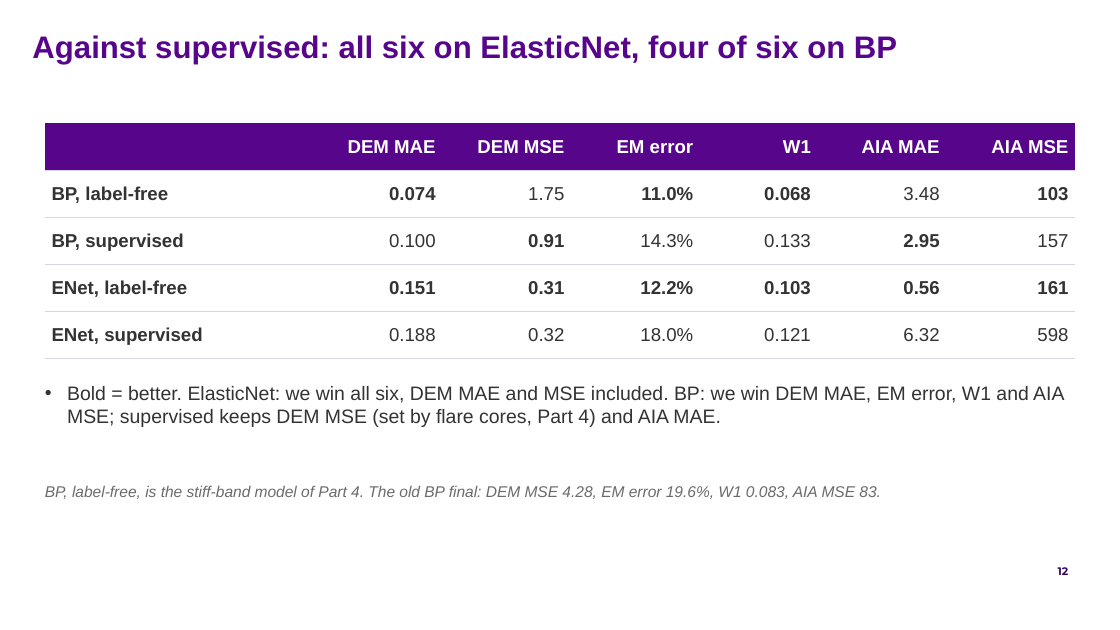
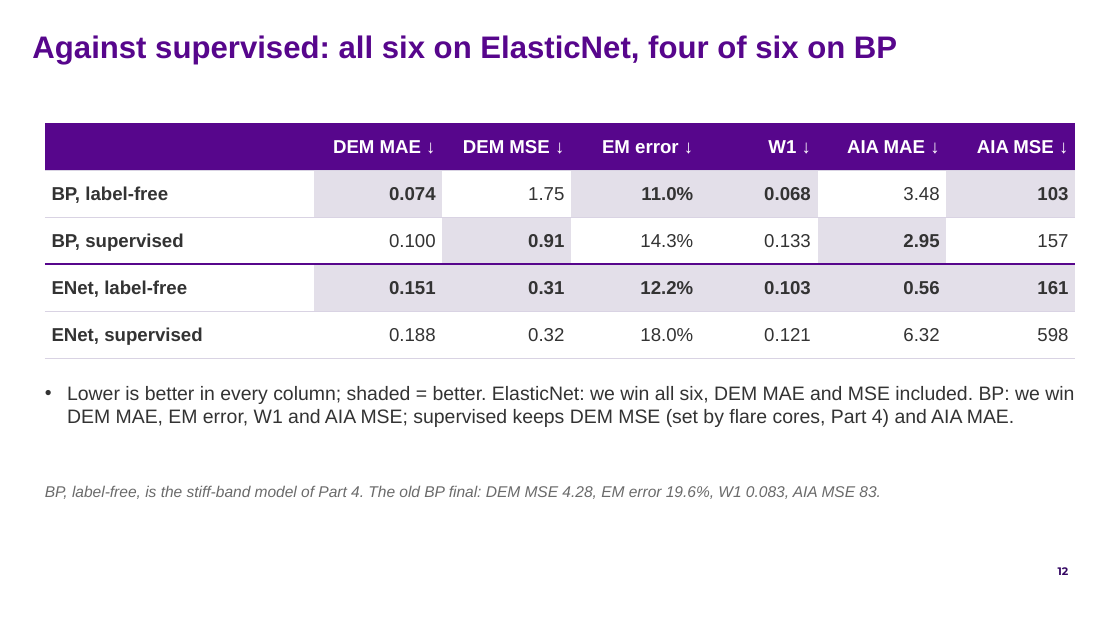
Before and after one commit to FruitPnchSamuraiG/solar-dem-inversion, a slide deck: slide 12 of slides/DEM_deck_v2.pptx. Drawn at 1120x630 pixels with LibreOffice and Linux fonts; fonts in the diff are those of the drawing; background and template pictures are left out. Boxes give left, top, right and bottom in pixels: in the first picture for what was removed or moved away, otherwise in the second. Text is boxed around its words. In the diff, an @@ line names an element or a change of style, - is before the commit and + after.

```diff
--- a/slides/DEM_deck_v2.pptx
+++ b/slides/DEM_deck_v2.pptx
@@ table at box(45, 123, 1075, 358) @@
-row 1:  | DEM MAE | DEM MSE | EM error | W1 | AIA MAE | AIA MSE
+row 1:  | DEM MAE ↓ | DEM MSE ↓ | EM error ↓ | W1 ↓ | AIA MAE ↓ | AIA MSE ↓
@@ fill #FFFFFF to #E3DFE9 in 12 cells @@
@@ borders changed @@
@@ text at box(67, 386, 1074, 427): text changed @@
-• Bold = better. ElasticNet: we win all six, DEM MAE and MSE included. BP: we win DEM MAE, EM error, W1 and AIA MSE; supervised keeps DEM MSE (set by flare cores, Part 4) and AIA MAE.
+• Lower is better in every column; shaded = better. ElasticNet: we win all six, DEM MAE and MSE included. BP: we win DEM MAE, EM error, W1 and AIA MSE; supervised keeps DEM MSE (set by flare cores, Part 4) and AIA MAE.
```
Also in this commit, not shown: 9 other slides changed, 6 other files.
